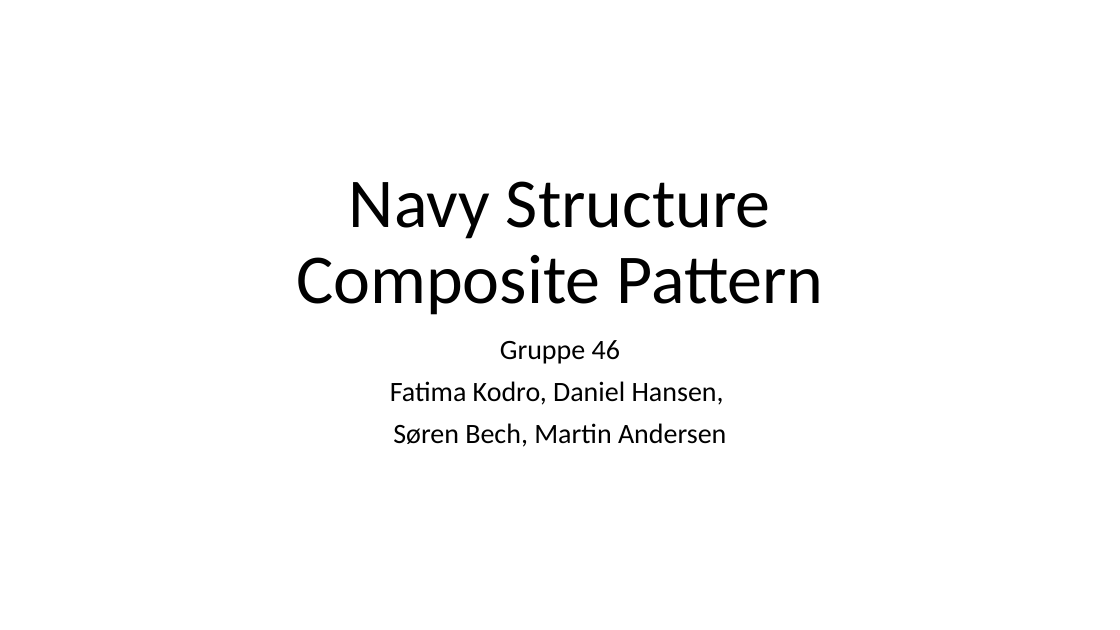
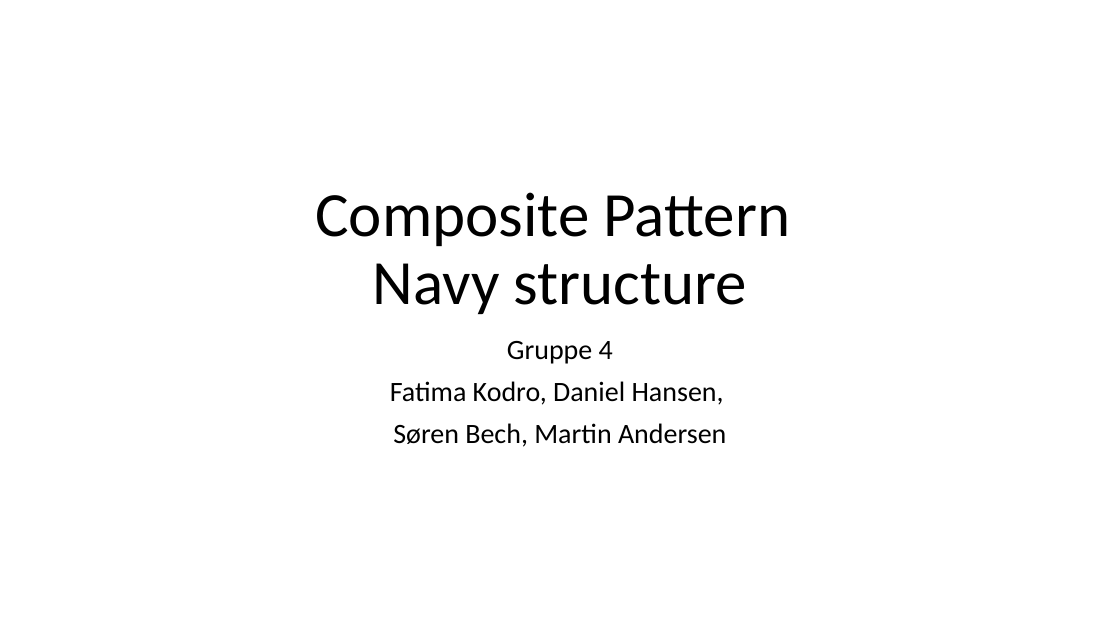
Before and after one commit to Bechy7/SoftwareDesign46, a slide deck: slide 1 of Aflevering 3/Navy Structure Composite Pattern.pptx. Drawn at 1120x630 pixels with LibreOffice and Linux fonts; fonts in the diff are those of the drawing. Boxes give left, top, right and bottom in pixels: in the first picture for what was removed or moved away, otherwise in the second. Text is boxed around its words. In the diff, an @@ line names an element or a change of style, - is before the commit and + after.

```diff
--- a/Aflevering 3/Navy Structure Composite Pattern.pptx
+++ b/Aflevering 3/Navy Structure Composite Pattern.pptx
@@ title at (315,192,790,314): text changed; size 60 to 54 pt @@
-Navy Structure
-Composite Pattern
+Composite Pattern
+Navy structure
@@ subtitle at (507,341,613,364): text changed @@
-Gruppe 46
+Gruppe 4
```
Also in this commit, not shown: 5 slides added, 1 slide removed, 1 other file.
